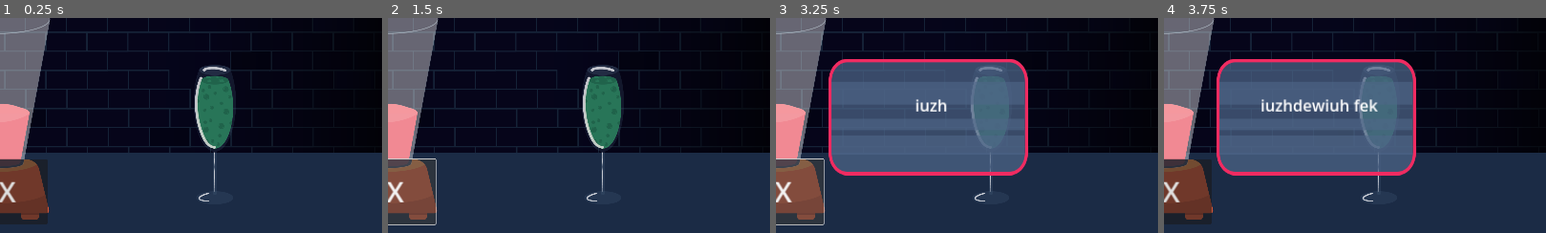
Above: before the commit, frames 1-4 (left to right).
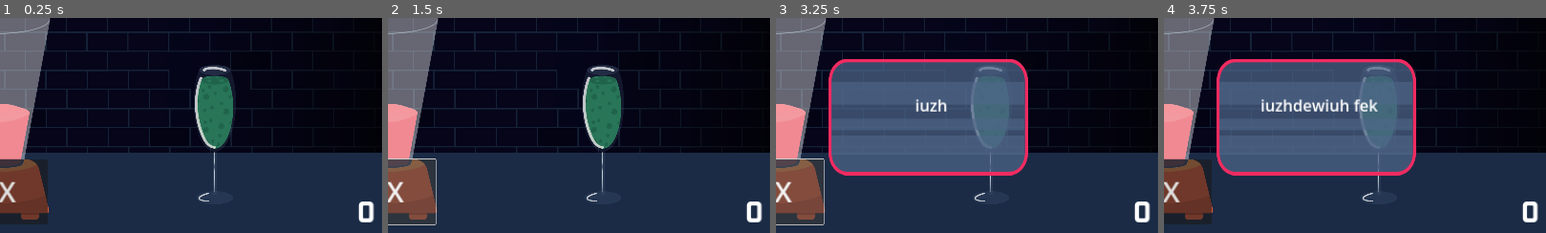
Above: after the commit, the same moments.

Repository: Daxidz/orbital-5-cyberpunk
Game: Godot game, scene res://src/main.tscn
The game is run twice, just before and just after one commit, with the same random seed, the same clock (stepped at 60 frames per second) and the same inputs.
Inputs (mouse positions are % of the whole screen's width and height, from its top left):
- Up to frame 1 (0.25 s): no input
- Up to frame 2 (1.5 s): click (41, 45) at 0.5 s; click "MIX" at 1.25 s
- Up to frame 3 (3.25 s): click (41, 45) at 2 s; click "MIX" at 2.75 s
- Up to frame 4 (3.75 s): click (41, 45) at 3.5 s
The pictures show only the part of the screen within x 50-100%, y 50-100%; the shares and areas given below are measured in that part.

The runs differ from the first frame. In frame 1, 0.3% of the frame differs, in the area x 93-98%, y 85-96%; in frame 2, 0.3%; in frame 3, 0.3%; in frame 4, 0.3%.

Commit message:
Implement ScoreManager

Diff:
--- a/src/main.tscn
+++ b/src/main.tscn
@@ -12,6 +12,7 @@
 [ext_resource type="PackedScene" uid="uid://5unhdvcfbxs3" path="res://src/recipe_panel.tscn" id="9_rft4q"]
 [ext_resource type="PackedScene" uid="uid://nf8sr3ityc52" path="res://src/text_boxes_manager.tscn" id="10_s6m7u"]
 [ext_resource type="Texture2D" uid="uid://b41p1bdg2gfoy" path="res://res/img/verres/glass4.png" id="12_h4dkd"]
+[ext_resource type="PackedScene" uid="uid://f6m10yeanxsh" path="res://src/score_manager.tscn" id="13_n74ld"]
 
 [sub_resource type="AudioStream" id="AudioStream_v25gu"]
 
@@ -117,7 +118,10 @@
 [node name="EndPos" type="Marker2D" parent="TapisIngredients"]
 position = Vector2(1870, 240)
 
-[node name="RecipesManager" parent="." instance=ExtResource("7_flfml")]
+[node name="RecipesManager" parent="." node_paths=PackedStringArray("main", "screen", "score_manager") instance=ExtResource("7_flfml")]
+main = NodePath("..")
+screen = NodePath("../Ecran")
+score_manager = NodePath("../ScoreManager")
 
 [node name="Tuyau" type="Sprite2D" parent="."]
 texture_repeat = 1
@@ -175,5 +179,8 @@
 texture = ExtResource("12_h4dkd")
 centered = false
 
+[node name="ScoreManager" parent="." instance=ExtResource("13_n74ld")]
+position = Vector2(1701, 996)
+
 [connection signal="pressed" from="Button" to="." method="_on_button_pressed"]
 [connection signal="timeout" from="TapisIngredients/Timer" to="TapisIngredients" method="_on_timer_timeout"]
--- a/src/recipes_manager.gd
+++ b/src/recipes_manager.gd
@@ -12,6 +12,10 @@
 var brocoli_texture = preload("res://res/img/ingredients/brocoli.svg")
 var essence_texture = preload("res://res/img/ingredients/essence.svg")
 var pile_texture = preload("res://res/img/ingredients/pile.svg")
+
+@export var main: Node2D;
+@export var screen: Node2D;
+@export var score_manager: ScoreManager;
 
 var TEXTURES: Dictionary = {
 	"ampoule": ampoule_texture,
@@ -71,17 +75,15 @@
 		self.recipes_panels.remove_at(idx)
 		self.ongoing_recipes.remove_at(idx)
 		self.redraw_recipes()
+		self.score_manager.emit_signal("recipe_timed_out")
 
 func redraw_recipes():
-	var main = get_tree().get_root().get_node("Main")
-	var screen = main.get_node("Ecran") as Sprite2D
-
-	var x = screen.position.x - 290
-	var y = screen.position.y + 20
+	var x = self.screen.position.x - 290
+	var y = self.screen.position.y + 20
 
 	for panel in self.recipes_panels:
 		(panel as Node2D).hide()
-		main.remove_child(panel)
+		self.main.remove_child(panel)
 		panel.queue_free()
 	self.recipes_panels.clear()
 
@@ -126,6 +128,7 @@
 
 	var same = self.ongoing_recipes.filter(func(recipe): return recipe.ingredients == ingredients)
 	if (same.size() > 0):
+		self.score_manager.emit_signal("recipe_completed")
 		for recipe in self.ongoing_recipes:
 			if (recipe.ingredients == ingredients):
 				self.ongoing_recipes.erase(recipe)
--- /dev/null
+++ b/src/score_manager.gd
@@ -0,0 +1,27 @@
+class_name ScoreManager extends Node2D
+
+signal recipe_completed
+signal recipe_timed_out
+
+var score: int = 0
+
+# Called when the node enters the scene tree for the first time.
+func _ready():
+	self.recipe_completed.connect(self._recipe_completed)
+	self.recipe_timed_out.connect(self._recipe_timed_out)
+	$Label.text = "%d" % score
+
+# Called every frame. 'delta' is the elapsed time since the previous frame.
+func _process(_delta):
+	if (score != 0):
+		$Label.text = "%+d" % score
+	else:
+		$Label.text = "%d" % score
+
+func _recipe_completed():
+	print_debug("_recipe_completed()")
+	self.score += 1
+
+func _recipe_timed_out():
+	print_debug("_recipe_timed_out()")
+	self.score -= 1
--- /dev/null
+++ b/src/score_manager.tscn
@@ -0,0 +1,21 @@
+[gd_scene load_steps=4 format=3 uid="uid://f6m10yeanxsh"]
+
+[ext_resource type="Script" path="res://src/score_manager.gd" id="1_blcx3"]
+[ext_resource type="FontFile" uid="uid://cjrpxkeokkqfm" path="res://res/fonts/Industry/Industry-Bold.ttf" id="2_gy3jw"]
+
+[sub_resource type="LabelSettings" id="LabelSettings_fi3f6"]
+font = ExtResource("2_gy3jw")
+font_size = 72
+
+[node name="ScoreManager" type="Node2D"]
+script = ExtResource("1_blcx3")
+
+[node name="Label" type="Label" parent="."]
+custom_minimum_size = Vector2(200, 0)
+offset_right = 40.0
+offset_bottom = 23.0
+text = "+420"
+label_settings = SubResource("LabelSettings_fi3f6")
+horizontal_alignment = 2
+vertical_alignment = 1
+metadata/_edit_use_anchors_ = true
--- a/src/textbox.gd
+++ b/src/textbox.gd
@@ -12,7 +12,7 @@
 	visible = false
 	label.text = text
 	label.visible_ratio = 1.0
-	$ColorRect.size = label.size+ Vector2(100,60)
+	$ColorRect.set_size(label.size+ Vector2(100,60))
 	label.visible_characters = 0
 	text_size =label.get_total_character_count()
 	visible = true
Not shown: 1 places in src/main.tscn that only renumber resources
